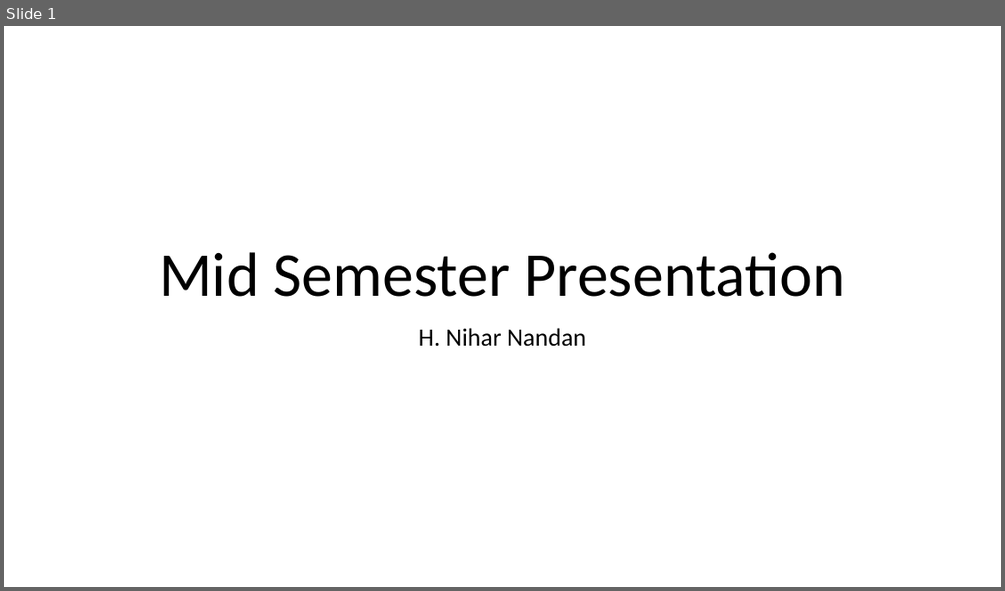
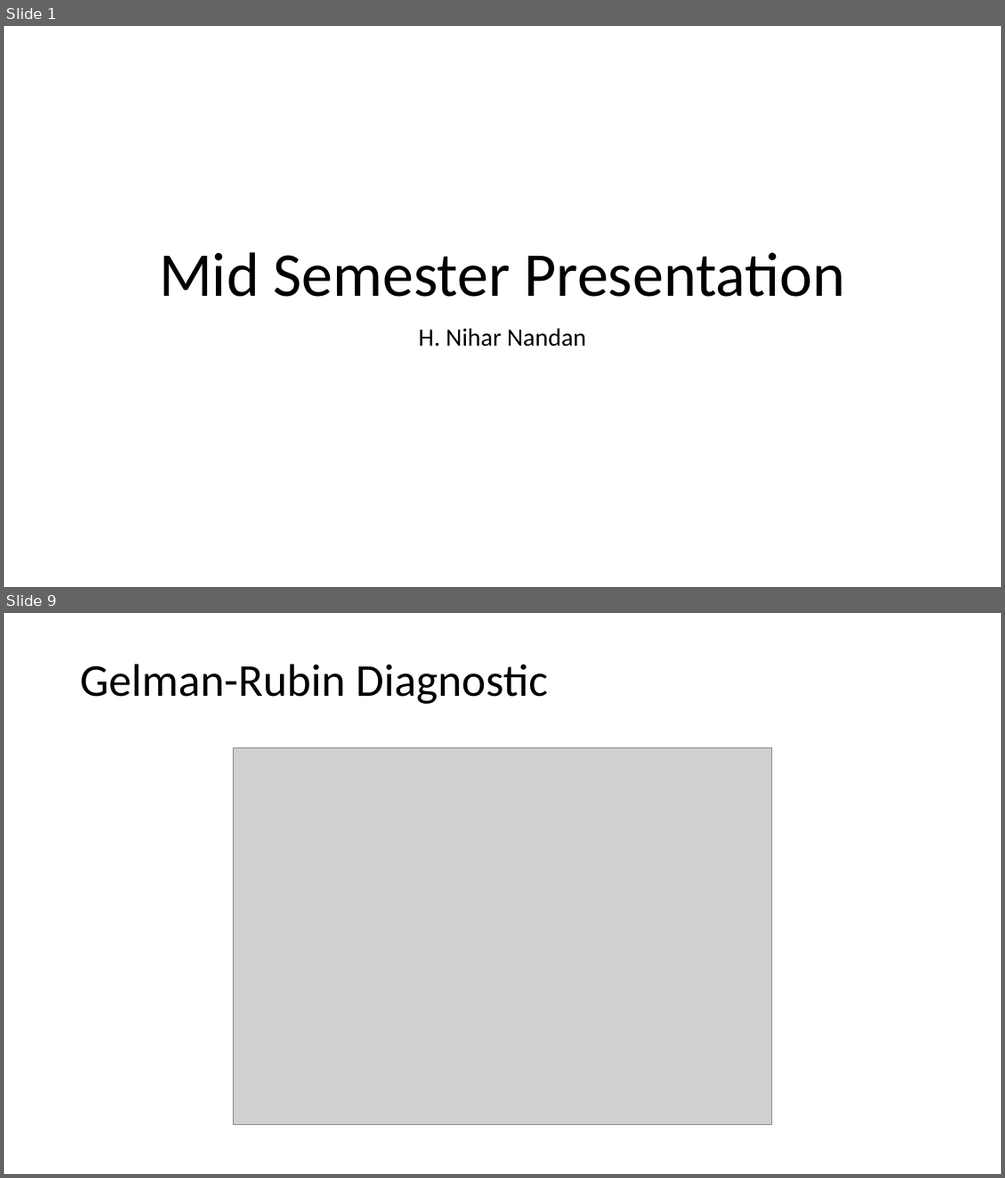
Before and after one commit to niharnandan/thesis, a slide deck: Mid Semester Presentation.pptx. Shown one above the other, each under a label of ours: slide 1 before the commit, slides 1 and 9 after it; the slides between them are not shown. The pictures are 1005x591 and 1005x1178 pixels, drawn with LibreOffice and Linux fonts; fonts in the diff are those of the drawing; grey boxes stand for pictures. Boxes give left, top, right and bottom in pixels: in the first picture for what was removed or moved away, otherwise in the second. Text is boxed around its words. In the diff, an @@ line names an element or a change of style, - is before the commit and + after.

```diff
--- a/Mid Semester Presentation.pptx
+++ b/Mid Semester Presentation.pptx
@@ slide 9 added at (x1=4, y1=613, x2=1001, y2=1174), background #FFFFFF @@
@@ title added at (x1=80, y1=664, x2=548, y2=704), 44 pt, text #000000 @@
+Gelman-Rubin Diagnostic
@@ picture added at (x1=234, y1=747, x2=771, y2=1125) @@
```
Also in this commit, not shown: 1 slide changed, 11 other slides added, 5 slides removed.
